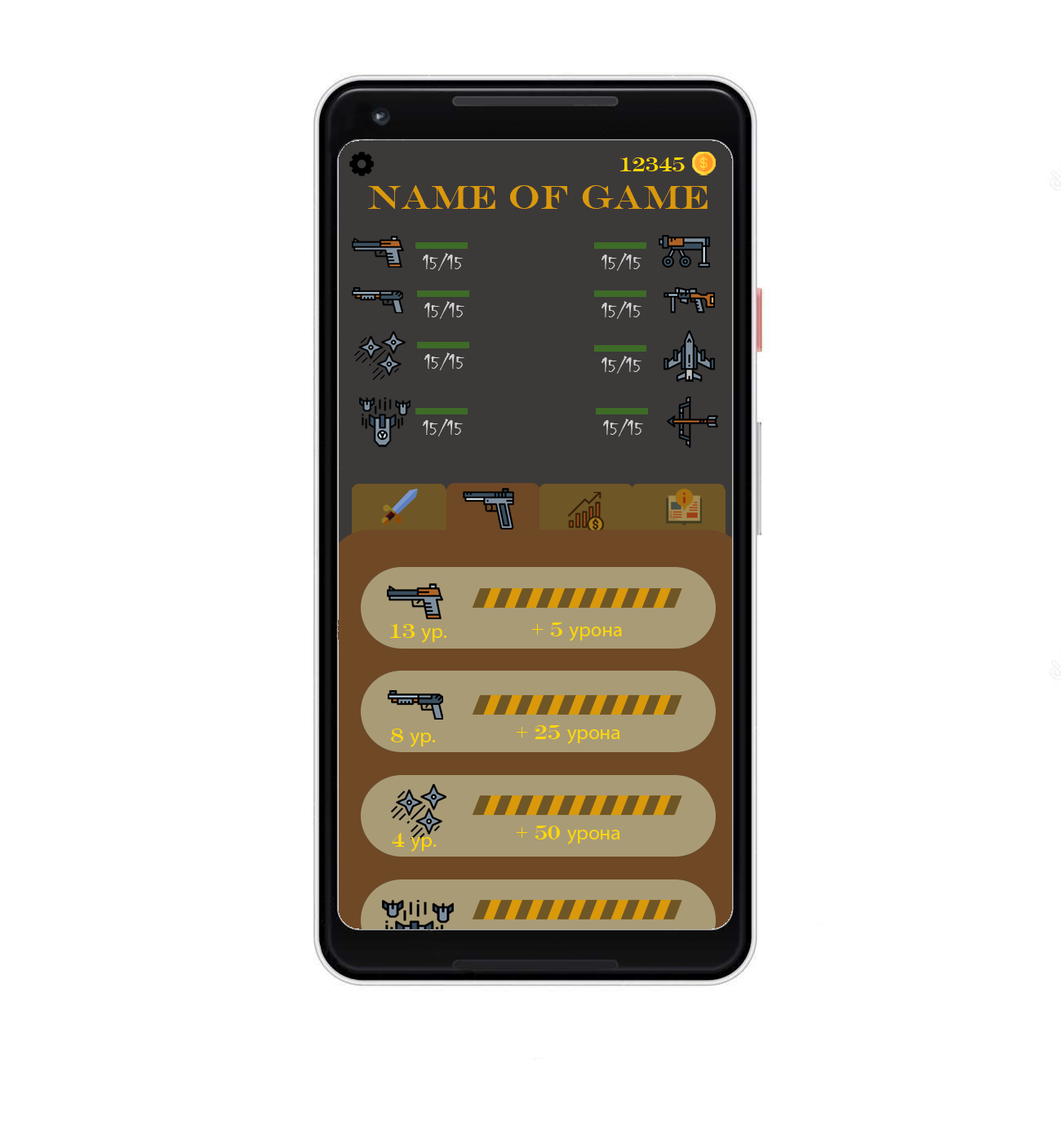
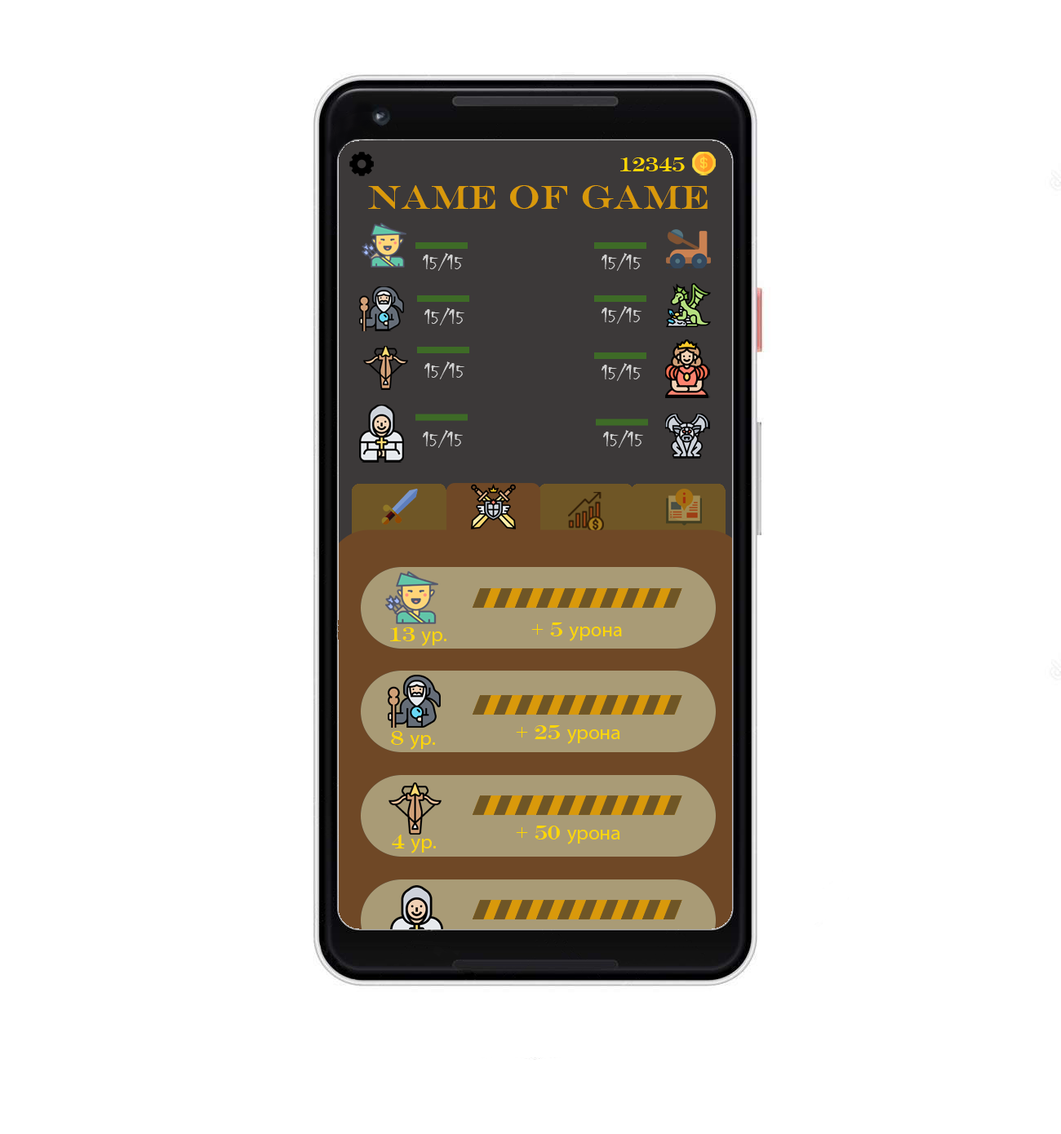
Layered file, before and after one edit (1061x1134). Changes by layer:
hid "Слой 1" over (351, 222, 719, 930)
added layer "archer" (2nd of 3, in "screen" › "charecters" › "archer") in group "archer" over (361, 222, 407, 268)
added layer "witcher" (2nd of 3, in "screen" › "charecters" › "witcher") in group "witcher" over (359, 286, 404, 332)
added layer "crossbow" (2nd of 3, in "screen" › "charecters" › "crossbow") in group "crossbow" over (363, 346, 409, 391)
hid "shuriken" (1st of 2, in "screen" › "charecters" › "crossbow") over (354, 331, 406, 381)
added layer "healther" (2nd of 3, in "screen" › "charecters" › "healther") in group "healther" over (359, 404, 404, 463)
hid "bombs" (1st of 2, in "screen" › "charecters" › "healther") over (359, 397, 411, 448)
added layer "Слой 4" in group "dragon" over (665, 283, 711, 328)
added layer "princces" in group "princess" over (665, 339, 710, 399)
hid "plane", painted on it over (663, 330, 715, 391)
hid "bow", painted on it over (666, 396, 719, 459)
added layer "archer" (3rd of 3, in "screen" › "improvings" › "Improving1") in group "Improving1" over (385, 571, 439, 625)
hid "pistol" (2nd of 2, in "screen" › "improvings" › "Improving1") over (386, 583, 444, 620)
added layer "witcher" (3rd of 3, in "screen" › "improvings" › "Improving2") in group "Improving2" over (387, 674, 441, 728)
added layer "crossbow" (3rd of 3, in "screen" › "improvings" › "Improving3") in group "Improving3" over (388, 782, 442, 835)
hid "shuriken" (2nd of 2, in "screen" › "improvings" › "Improving3") over (390, 784, 447, 840)
added layer "healther" (3rd of 3, in "screen" › "improvings" › "Improving4") in group "Improving4" over (390, 885, 444, 930)
hid "bombs" (2nd of 2, in "screen" › "improvings" › "Improving4") over (381, 900, 454, 930)
added layer "Слой 2" in group "weaponImproving" over (470, 483, 516, 530)
hid "pistolOnBookmark" over (462, 488, 515, 530)
…and 22 more changes (2 added, 14 moved_by, 2 painted, 5 visibility)
